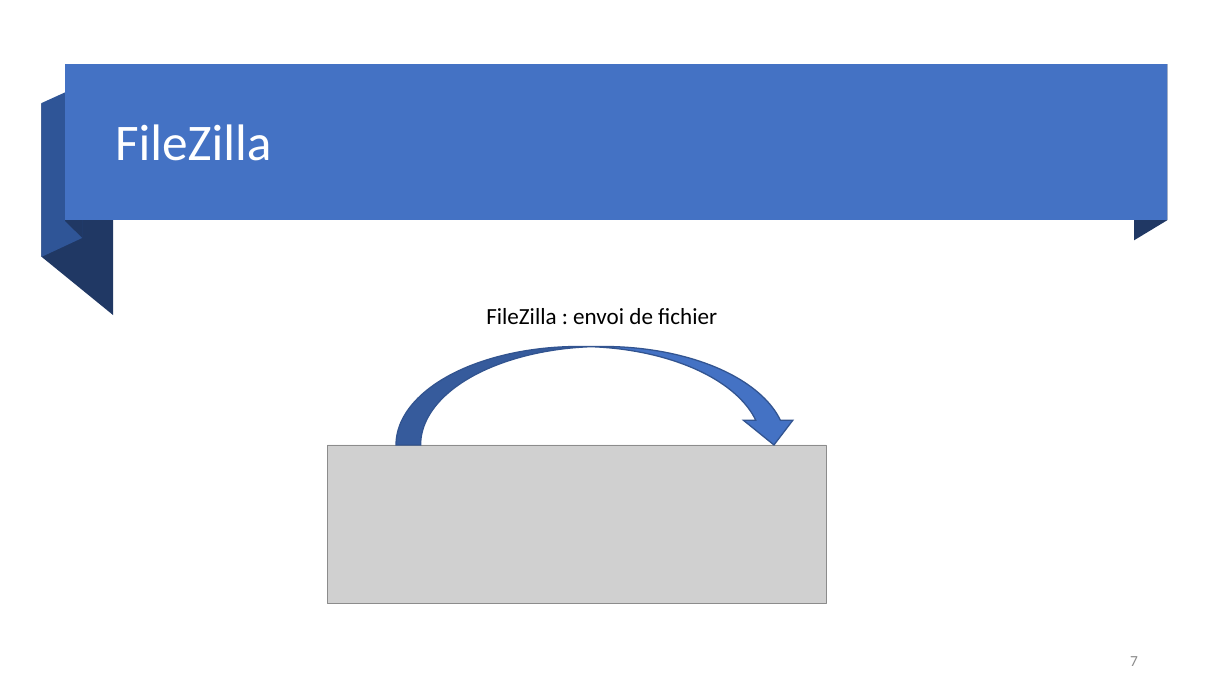
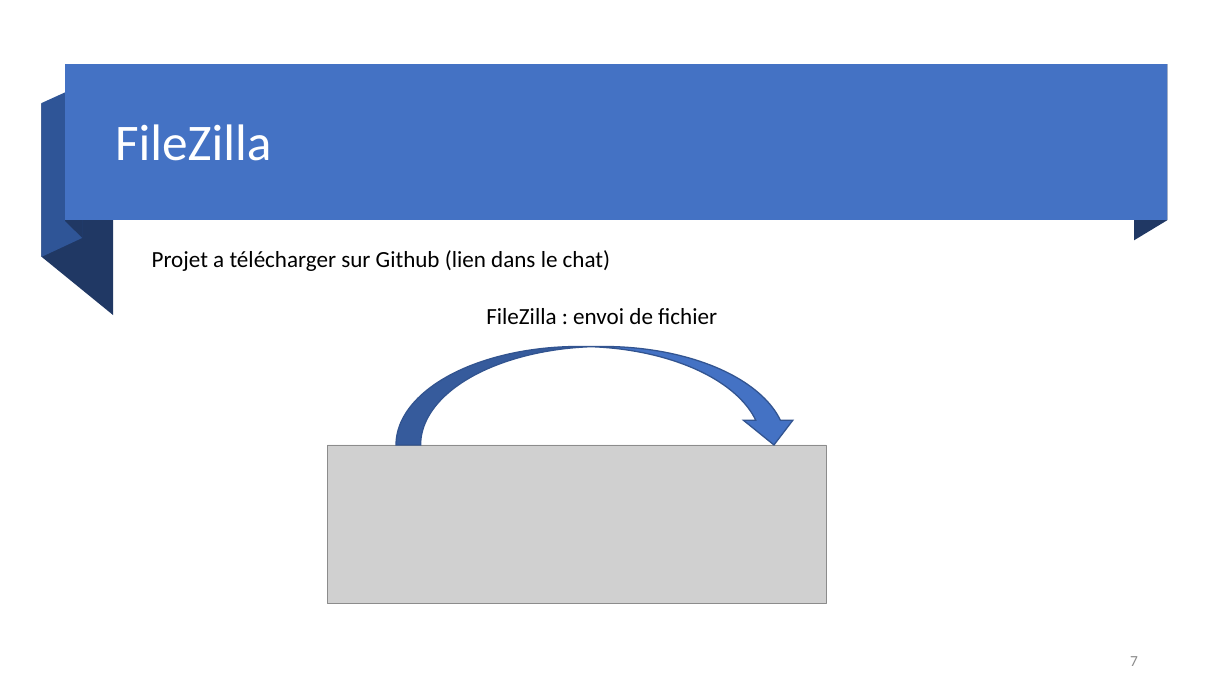
Before and after one commit to DylanMielot/FormationFormateur, a slide deck: slide 7 of Formation de formateur.pptx. Drawn at 1232x693 pixels with LibreOffice and Linux fonts; fonts in the diff are those of the drawing; grey boxes stand for pictures. Boxes give left, top, right and bottom in pixels: in the first picture for what was removed or moved away, otherwise in the second. Text is boxed around its words. In the diff, an @@ line names an element or a change of style, - is before the commit and + after.

```diff
--- a/Formation de formateur.pptx
+++ b/Formation de formateur.pptx
@@ text added at bbox=[152, 250, 610, 271], 18 pt, text #000000 @@
+Projet a télécharger sur Github (lien dans le chat)
```
Also in this commit, not shown: 13 other slides changed, 1 slide added, 2 slides removed, 1 other file.
